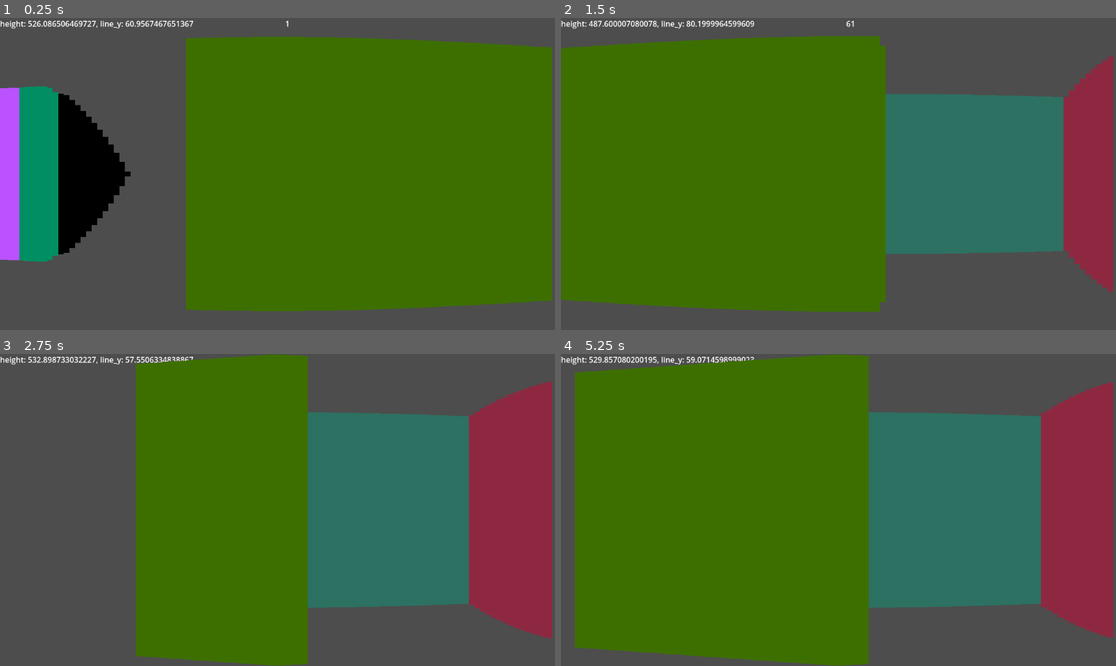
Above: before the commit, frames 1-4 (two rows, left to right).
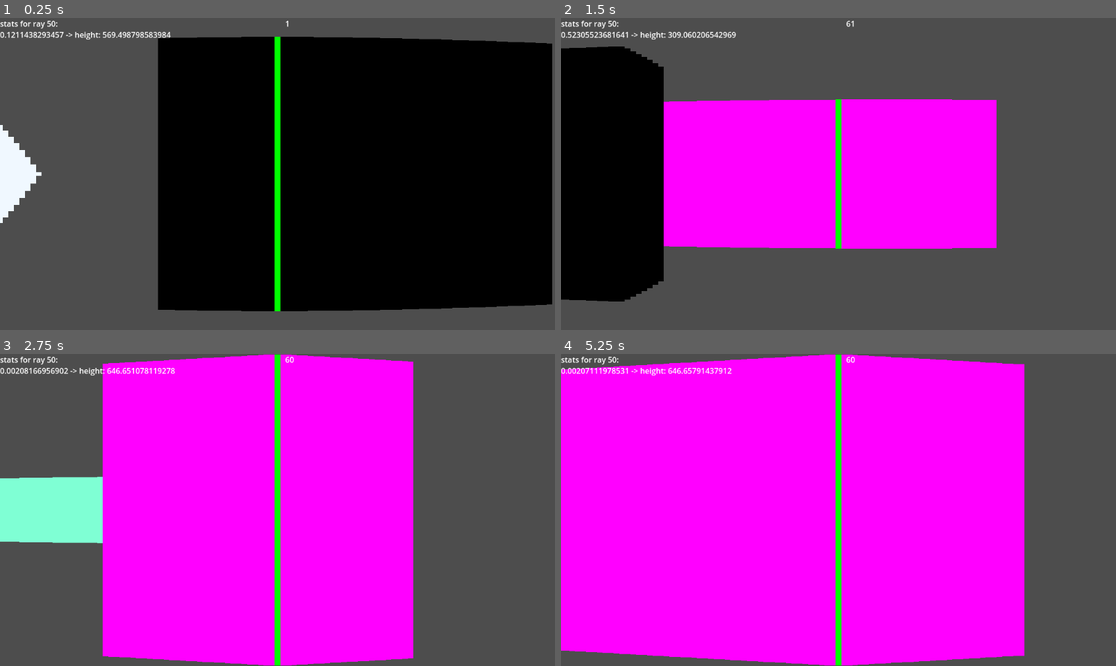
Above: after the commit, the same moments.

Repository: ethanp4/godot-raycast-renderer
Game: Godot game, scene res://scenes/level.tscn
Two runs of this game, one before a commit and one after it. Both use one fixed random seed, a clock stepped at 60 frames per second and the inputs below.
Inputs (mouse positions are in pixels of both pictures, inside the frame that each line leads up to):
- Up to frame 1 (0.25 s): no input
- Up to frame 2 (1.5 s): tap Enter at 0.5 s; move the mouse to (960, 158) at 0.52 s; hold D (right) 0.53-1.28 s; hold Shift (sprint, bound only after the commit) 0.53-1.28 s; click (960, 158) at 0.67 s; move the mouse to (810, 174) at 1.27 s; hold W (forward) from 1.28 s (still down); tap Shift (sprint, bound only after the commit) at 1.35 s
- Up to frame 3 (2.75 s): keep holding W (forward); move the mouse to (288, 503) at 2.02 s; hold Shift (sprint, bound only after the commit) from 2.03 s (still down)
- Up to frame 4 (5.25 s): keep holding W (forward); move the mouse to (832, 516) at 2.77 s; release Shift (sprint, bound only after the commit) at 2.78 s; tap Shift (sprint, bound only after the commit) at 2.85, 4.35 s; click (832, 516) at 2.92 s; move the mouse to (877, 513) at 3.52 s; hold Shift (sprint, bound only after the commit) 3.53-4.28 s; move the mouse to (794, 506) at 4.27 s; move the mouse to (844, 510) at 5.02 s; hold Shift (sprint, bound only after the commit) from 5.03 s (still down); click (844, 510) at 5.17 s

The runs differ from the first frame. In frame 1, 72% of the frame differs, in the area x 0-100%, y 0-94%; in frame 2, 73%; in frame 3, 76%; in frame 4, 92%, in the area x 0-100%, y 0-100%.

Commit message:
okay for now

Diff:
--- a/project.godot
+++ b/project.godot
@@ -37,3 +37,8 @@
 "events": [Object(InputEventKey,"resource_local_to_scene":false,"resource_name":"","device":-1,"window_id":0,"alt_press …(192 unchanged characters)…
 ]
 }
+sprint={
+"deadzone": 0.5,
+"events": [Object(InputEventKey,"resource_local_to_scene":false,"resource_name":"","device":-1,"window_id":0,"alt_pressed":false,"shift_pressed":false,"ctrl_pressed":false,"meta_pressed":false,"pressed":false,"keycode":0,"physical_keycode":4194325,"key_label":0,"unicode":0,"location":0,"echo":false,"script":null)
+]
+}
--- a/scenes/level.tscn
+++ b/scenes/level.tscn
@@ -12,6 +12,9 @@
 position = Vector2(637, 379)
 rotation = 4.70883
 
+[node name="View" type="Node2D" parent="."]
+script = ExtResource("2_3sq7w")
+
 [node name="Control" type="Control" parent="."]
 layout_mode = 3
 anchors_preset = 0
@@ -23,16 +26,13 @@
 [node name="RichTextLabel" type="RichTextLabel" parent="Control"]
 layout_mode = 0
 offset_right = 481.0
-offset_bottom = 40.0
+offset_bottom = 148.0
 
 [node name="fps" type="RichTextLabel" parent="Control"]
 layout_mode = 0
 offset_left = 592.0
 offset_right = 632.0
 offset_bottom = 40.0
-
-[node name="View" type="Node2D" parent="."]
-script = ExtResource("2_3sq7w")
 
 [node name="Wall" parent="." instance=ExtResource("3_w7ths")]
 position = Vector2(592, 6)
@@ -84,3 +84,29 @@
 [node name="Wall11" parent="." instance=ExtResource("3_w7ths")]
 position = Vector2(1622, 548)
 scale = Vector2(50.0994, -1.32361)
+
+[node name="Wall12" parent="." instance=ExtResource("3_w7ths")]
+position = Vector2(1953, 117)
+scale = Vector2(1.79843, 13.4448)
+
+[node name="Wall13" parent="." instance=ExtResource("3_w7ths")]
+position = Vector2(2179, -14)
+scale = Vector2(22.64, 1)
+
+[node name="Wall14" parent="." instance=ExtResource("3_w7ths")]
+position = Vector2(2608, 134)
+rotation = 0.597364
+scale = Vector2(27.0668, 1)
+
+[node name="Wall15" parent="." instance=ExtResource("3_w7ths")]
+position = Vector2(2843, 482)
+scale = Vector2(1, 21.32)
+
+[node name="Wall16" parent="." instance=ExtResource("3_w7ths")]
+position = Vector2(2530, 686)
+scale = Vector2(32.04, 1)
+
+[node name="Wall17" parent="." instance=ExtResource("3_w7ths")]
+position = Vector2(2180, 616)
+rotation = 0.703004
+scale = Vector2(10.0658, 1)
--- a/scenes/wall.tscn
+++ b/scenes/wall.tscn
@@ -1,8 +1,11 @@
-[gd_scene load_steps=2 format=3 uid="uid://qy0wdhnenln7"]
+[gd_scene load_steps=3 format=3 uid="uid://qy0wdhnenln7"]
+
+[ext_resource type="Script" path="res://scripts/wall.gd" id="1_s5p11"]
 
 [sub_resource type="RectangleShape2D" id="RectangleShape2D_d8m2v"]
 
 [node name="Wall" type="StaticBody2D"]
+script = ExtResource("1_s5p11")
 metadata/Color = Color(0, 0, 0, 1)
 
 [node name="Collision" type="CollisionShape2D" parent="."]
--- a/scripts/player_movement.gd
+++ b/scripts/player_movement.gd
@@ -1,7 +1,9 @@
 extends CharacterBody2D
 
-const SPEED = 300.0
 const JUMP_VELOCITY = 4.5
+var walk_speed = 300.0
+var run_speed = 600.0
+var speed
 
 var mouse_sens : float = 0.001
 
@@ -19,11 +21,16 @@
 
 func _physics_process(delta: float) -> void:
 	var input_dir := Input.get_vector("left", "right", "backward", "forward").rotated($".".rotation)
+	if Input.is_action_pressed("sprint"):
+		speed = run_speed
+	else:
+		speed = walk_speed
+
 	if input_dir:
-		velocity.x = SPEED * input_dir.x
-		velocity.y = SPEED * input_dir.y
+		velocity.x = speed * input_dir.x
+		velocity.y = speed * input_dir.y
 	else:
-		velocity.x = move_toward(velocity.x, 0, SPEED)
-		velocity.y = move_toward(velocity.y, 0, SPEED)
+		velocity.x = move_toward(velocity.x, 0, speed)
+		velocity.y = move_toward(velocity.y, 0, speed)
 
 	move_and_slide()
--- a/scripts/player_rays.gd
+++ b/scripts/player_rays.gd
@@ -2,8 +2,8 @@
 extends Node2D
 
 var no_rays : float = 100.
-var fov : float = 250.
-var angular_fov : float = 20.
+var fov : float = 200.
+var angular_fov : float = 10.
 var target_pos : Vector2i = Vector2(0,1000)
 var rays : Array[RayCast2D]
 var resolution : Vector2i = Vector2i(1152,648)
--- a/scripts/view.gd
+++ b/scripts/view.gd
@@ -11,15 +11,24 @@
 		var dist = 0
 		var height = 0
 		if ray.is_colliding():
+			color = ray.get_collider().get_meta("Color")
 			dist = rays.global_position.distance_to(ray.get_collision_point())
 			var t = dist / rays.target_pos.y
-			color = ray.get_collider().get_meta("Color")
 			#print(ray.get_collider())
 
+			#scaling should be exponential, not linear
 			height = lerpf(rays.resolution.y, 0, t)
+			var A = rays.resolution.y
+			var B = 0
+			var y = t
+			height = A+(B-A)*y
+			#height = A+(B-A)*log(y+0.11)-619
+			if x == rays.no_rays / 2:
+				$"../Control/RichTextLabel".text = "stats for ray %d:\n%s -> height: %s" % [x, t, height]
+				color = Color(0,255,0)
 		var line_y = (rays.resolution.y - height)/2
 
-		$"../Control/RichTextLabel".text = "height: %s, line_y: %s" % [height, line_y]
+		#$"../Control/RichTextLabel".text = "height: %s, line_y: %s" % [height, line_y]
 		#var line_y = rays.resolution.y / 2
 		if color != null: # if color is null then just dont draw a line
 			draw_line(Vector2(line_x, line_y), Vector2(line_x, line_y+height), color, line_width, false)
--- /dev/null
+++ b/scripts/wall.gd
@@ -0,0 +1,6 @@
+extends StaticBody2D
+
+@export var colors : Array[Color] = [Color.FUCHSIA, Color.ALICE_BLUE, Color.AQUAMARINE, Color.CRIMSON, Color.CORAL, Color.BLACK, Color.BISQUE]
+
+func _ready() -> void:
+	$".".set_meta("Color", colors.pick_random())
